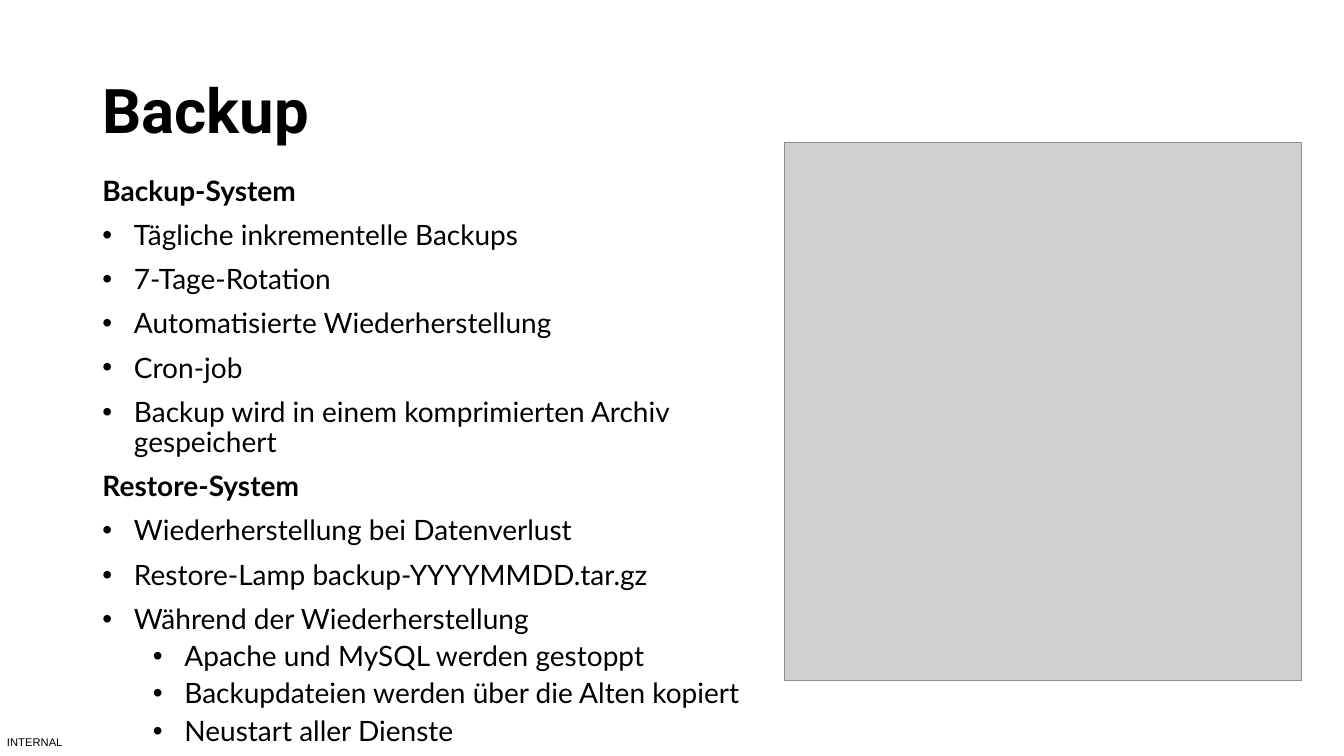
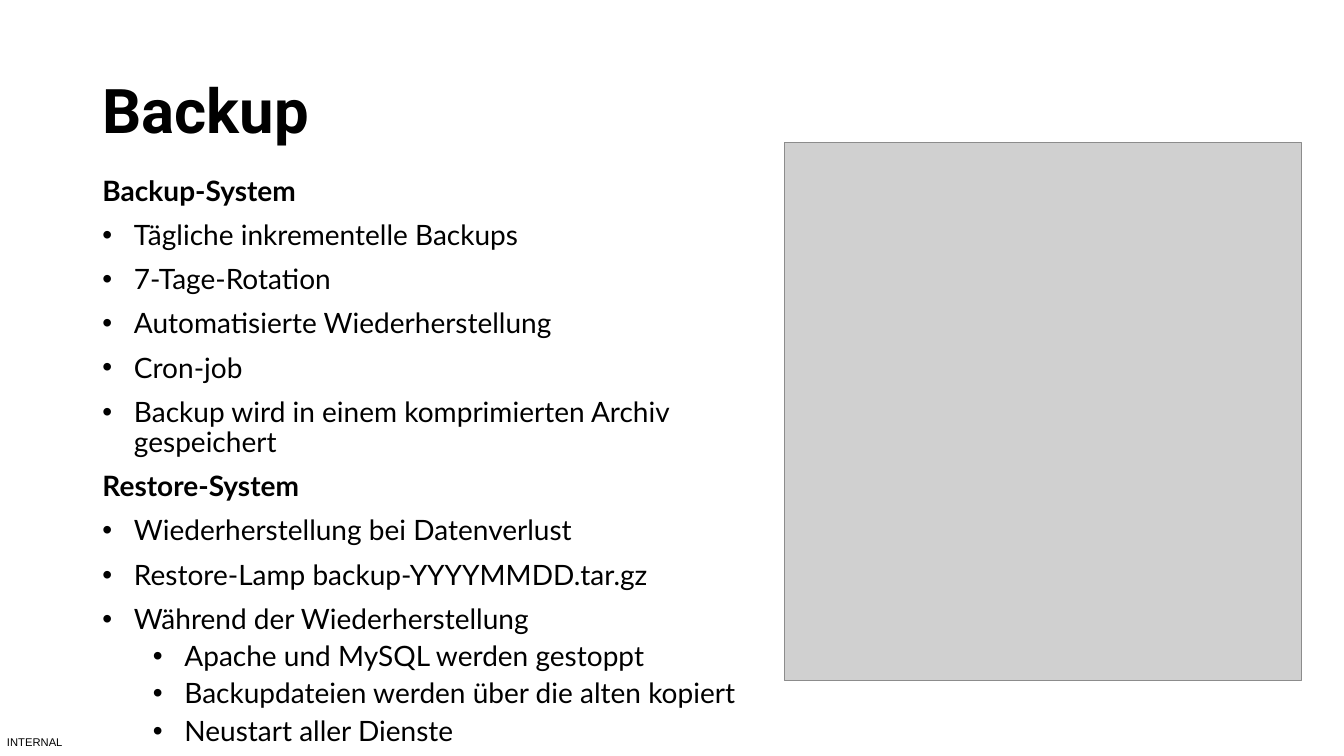
Before and after one commit to BBS2EMDBSEF/Gruppe-C, a slide deck: slide 11 of Dokumentation/Lernfeld 12 Projekt.pptx. Drawn at 1344x756 pixels with LibreOffice and Linux fonts; fonts in the diff are those of the drawing; grey boxes stand for pictures. Boxes give left, top, right and bottom in pixels: in the first picture for what was removed or moved away, otherwise in the second. Text is boxed around its words. In the diff, an @@ line names an element or a change of style, - is before the commit and + after.

Commit message:
Add files via upload

```diff
--- a/Dokumentation/Lernfeld 12 Projekt.pptx
+++ b/Dokumentation/Lernfeld 12 Projekt.pptx
@@ text at [184,682,735,708]: text changed @@
-  • Backupdateien werden über die Alten kopiert
+  • Backupdateien werden über die alten kopiert
```
